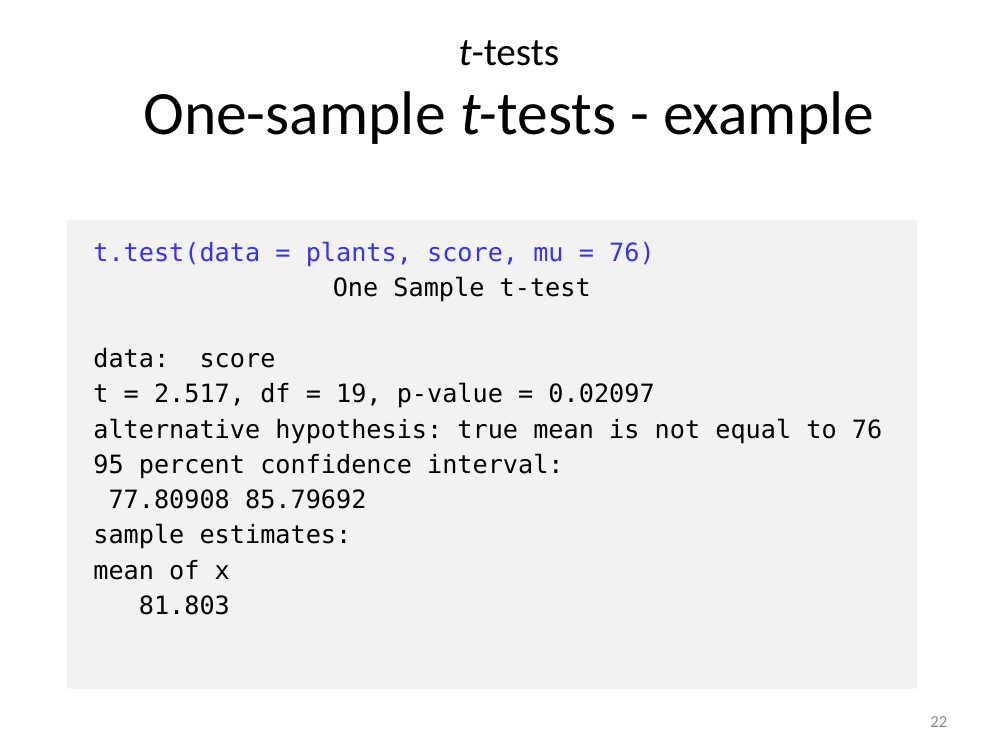
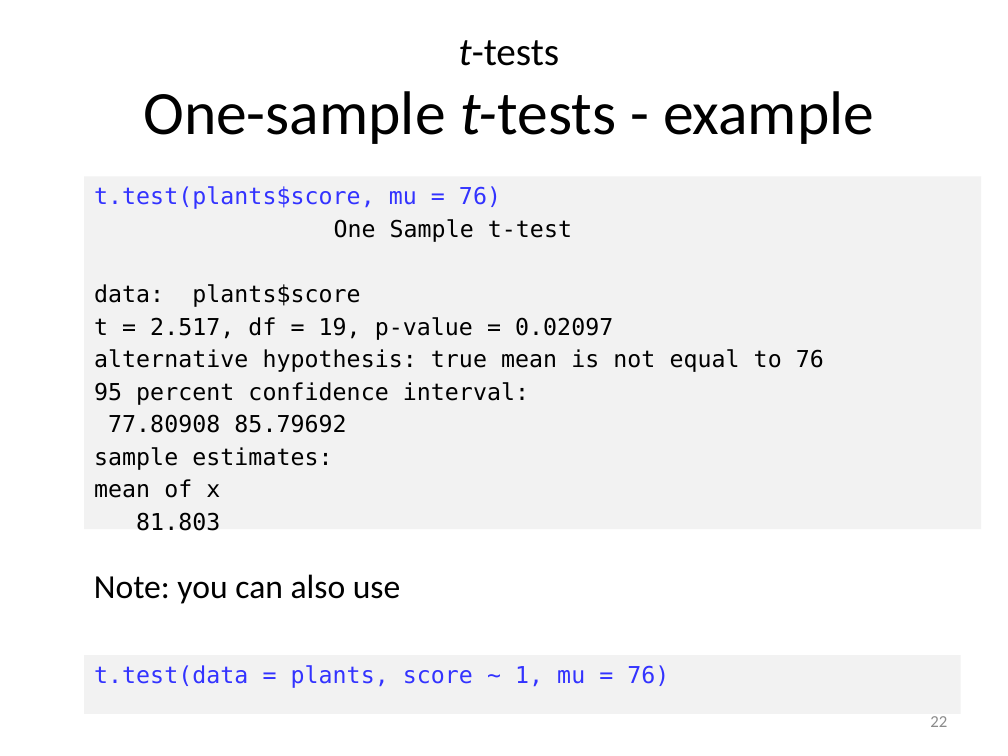
Before and after one commit to 3mmaRand/BIO00017C-Data-Analysis-in-R-2020, a slide deck: slide 22 of slides/04-one-sample-tests.pptx. Drawn at 1008x756 pixels with LibreOffice and Linux fonts; fonts in the diff are those of the drawing. Boxes give left, top, right and bottom in pixels: in the first picture for what was removed or moved away, otherwise in the second. Text is boxed around its words. In the diff, an @@ line names an element or a change of style, - is before the commit and + after.

Commit message:
correction to one-sample slides

```diff
--- a/slides/04-one-sample-tests.pptx
+++ b/slides/04-one-sample-tests.pptx
@@ text "t.test(plants$score, mu = 76)": place and size @@
-text "t.test(plants$score, mu = 76)" at bbox=[93, 241, 882, 615]
+text "t.test(plants$score, mu = 76)" at bbox=[84, 176, 981, 529]
@@ text "t.test(plants$score, mu = 76)" at bbox=[84, 176, 981, 529]: fill none to #F2F2F2 @@
@@ text at bbox=[94, 186, 501, 209]: text changed; size 18 to 16.6 pt @@
-t.test(data = plants, score, mu = 76)
+t.test(plants$score, mu = 76)
@@ rectangle removed at bbox=[68, 220, 917, 688] @@
@@ text at bbox=[94, 219, 824, 531]: size 18 to 16.6 pt in "One Sample t-test", "t = 2.517, df = 19, p-value ...", "alternative hypothesis: true mean is not equal ...", "95 percent confidence interval:" and 4 more places @@
@@ text at bbox=[94, 284, 360, 307]: text changed; size 18 to 16.6 pt @@
-data: score
+data: plants$score
@@ text added at bbox=[94, 574, 400, 604], 24 pt, text #000000 @@
+  Note: you can also use
@@ rectangle added at bbox=[84, 655, 961, 714], fill #F2F2F2, 16.6 pt, text #3333FF @@
+t.test(data = plants, score ~ 1, mu = 76)
```
Also in this commit, not shown: 1 other slide changed, 1 other file.
